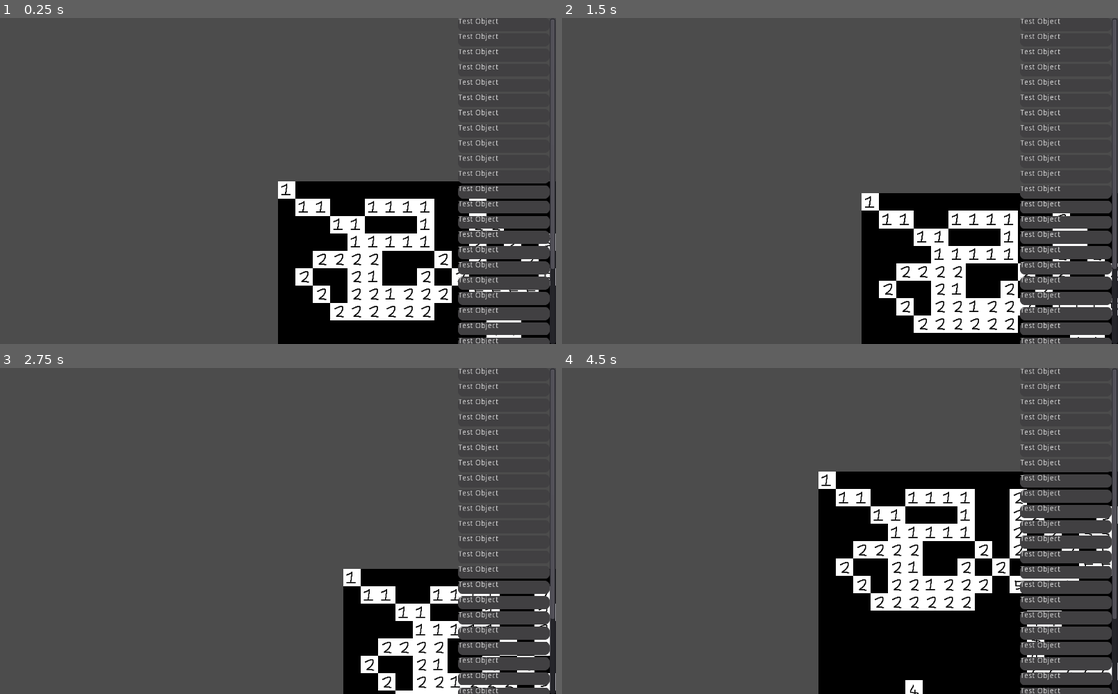
Above: before the commit, frames 1-4 (two rows, left to right).
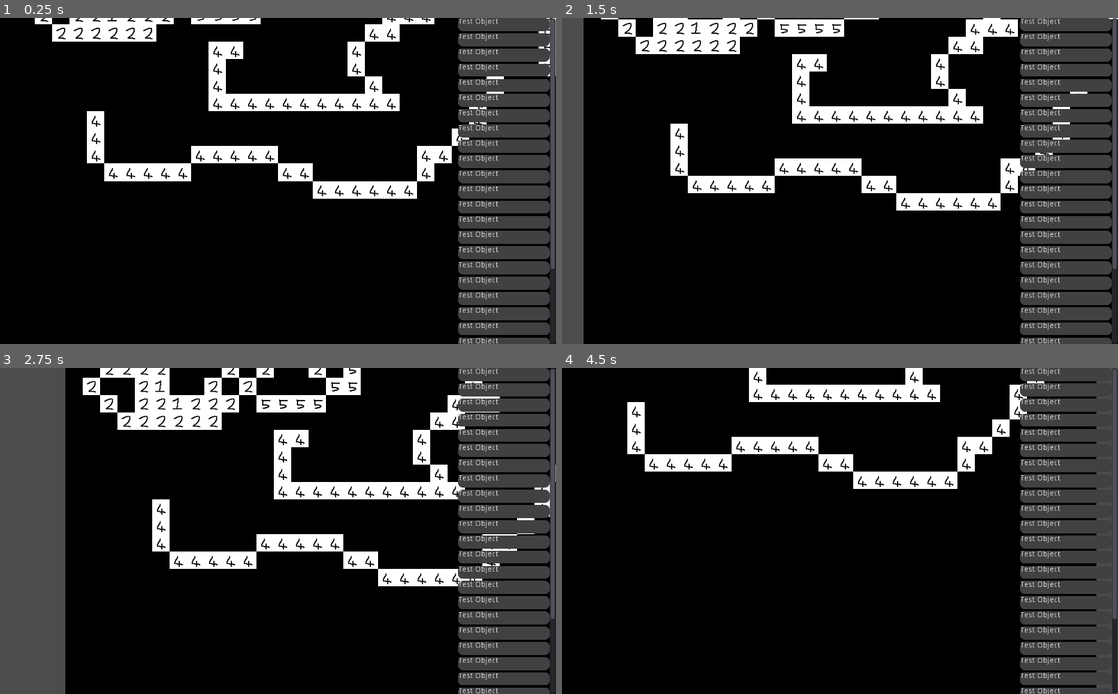
Above: after the commit, the same moments.

Repository: danielcannell/blockson
Game: Godot game, scene res://Splash.tscn
The game is run twice, just before and just after one commit, with the same random seed, the same clock (stepped at 60 frames per second) and the same inputs.
Inputs (mouse positions are in pixels of both pictures, inside the frame that each line leads up to):
- Up to frame 1 (0.25 s): no input
- Up to frame 2 (1.5 s): tap Enter at 0.5 s; move the mouse to (962, 164) at 0.52 s; click (962, 164) at 0.67 s; tap Space at 1.25 s; drag from (728, 197) to (812, 246) at 1.27 s
- Up to frame 3 (2.75 s): tap Enter at 2 s; move the mouse to (333, 459) at 2.02 s; click (333, 459) at 2.17 s
- Up to frame 4 (4.5 s): tap Space at 2.75, 4.25 s; drag from (812, 596) to (673, 482) at 2.77 s; tap Enter at 3.5 s; move the mouse to (1006, 579) at 3.52 s; click (1006, 579) at 3.67 s; drag from (673, 482) to (756, 449) at 4.27 s

The runs differ from the first frame. In frame 1, 75% of the frame differs, in the area x 0-100%, y 0-100%; in frame 2, 73%; in frame 3, 69%; in frame 4, 67%.
Error before the commit: Invalid get index 'position' (on base: 'InputEventKey'). (res://Playfield/Playfield.gd:14)
Error after the commit: Invalid get index 'position' (on base: 'InputEventKey'). (res://Playfield/Playfield.gd:21)

Commit message:
Starting adding machines

Diff:
--- a/Config.gd
+++ b/Config.gd
@@ -3,3 +3,7 @@
 const MAX_ZOOM = 8.0
 const MIN_ZOOM = 0.1
 const ZOOM_SPEED = 0.1
+
+const MACHINES = {
+    "BasicMiner": preload("res://Machines/BasicMiner.gd"),
+}
--- /dev/null
+++ b/Machines/BasicMiner.gd
@@ -0,0 +1,5 @@
+extends "res://Machines/Machine.gd"
+
+
+func size():
+    return [1, 1]
--- /dev/null
+++ b/Machines/Machine.gd
@@ -0,0 +1,24 @@
+extends Node
+
+
+# Position of the top-left tile in this machine
+var pos = Vector2()
+
+
+# The size of the machine in tiles.
+func size():
+    print("ERROR: size() not implemented")
+    return [0, 0]
+
+
+func cost():
+    print("ERROR: cost() not implemented")
+    return 0.0
+
+
+func _ready():
+    pass # Replace with function body.
+
+
+func _process(delta):
+    pass
--- a/Playfield/Playfield.gd
+++ b/Playfield/Playfield.gd
@@ -1,14 +1,21 @@
 extends Node2D
+
+signal end_placing
+signal balance_changed
 
 onready var tilemap = find_node("TileMap")
 
-func _ready():
-    print("HELLO WORLD")
+var balance = 0
+
+var machines = []
+var tiles = {}
+
 
 func get_tile_coord(viewport_pos):
     var trans = tilemap.get_global_transform_with_canvas()
     var local_pos = (viewport_pos - trans.get_origin()) / trans.get_scale()
     return tilemap.world_to_map(local_pos)
+
 
 func _unhandled_input(event):
     var tilepos = get_tile_coord(event.position)
@@ -20,3 +27,7 @@
     elif event is InputEventMouseMotion:
         #print("mouse motion at: ", event.position)
         pass
+
+
+func begin_placing(name):
+    pass
--- a/Playfield/Playfield.tscn
+++ b/Playfield/Playfield.tscn
@@ -10,12 +10,15 @@
 script = ExtResource( 1 )
 
 [node name="ColorRect" type="ColorRect" parent="."]
-margin_right = 1024.0
-margin_bottom = 1024.0
+margin_left = -512.0
+margin_top = -512.0
+margin_right = 512.0
+margin_bottom = 512.0
 mouse_filter = 2
 color = Color( 0, 0, 0, 1 )
 
 [node name="TileMap" type="TileMap" parent="."]
+position = Vector2( -512, -512 )
 tile_set = ExtResource( 2 )
 cell_size = Vector2( 32, 32 )
 format = 1
